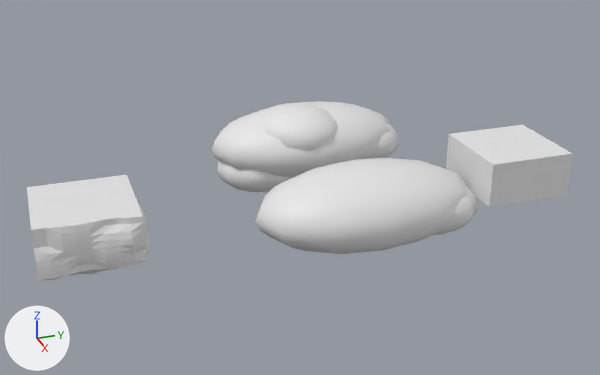
Renders of the Blender file Flappy/Assets/_Game/Mesh/Thunder.blend from each side of a commit.
The view is the same before and after, from a camera (50 mm lens) standing at (30.5, -13.5, 15.6) and looking at (-3.8, -1.8, -0.5). The axes (+X, +Y, +Z) are drawn at lower left. The lights are the same throughout.

The scene before the commit, as lines of its bpy script (objects in view):
```python
me_plane_001 = bpy.data.meshes.new('Plane.001')
me_plane_001.from_pydata(...)  # a box spanning x -1.0..1.0, y -1.0..1.0, z -1.0..0.0
me_sphere = bpy.data.meshes.new('Sphere')
me_sphere.from_pydata(...)  # 670 vertices, 720 faces; spans x -4.2..2.8, y -5.06..5.19, z -2.46..2.13
me_sphere.polygons.foreach_set('use_smooth', [True] * 720)
me_sphere_001 = bpy.data.meshes.new('Sphere.001')
me_sphere_001.from_pydata(...)  # 402 vertices, 432 faces; spans x -4.2..2.8, y -5.06..5.19, z -2.38..1.83
me_sphere_001.polygons.foreach_set('use_smooth', [True] * 432)
ob_cloud = bpy.data.objects.new('Cloud', me_sphere)
ob_cloud.location = (-8.57, 0.14, 0.0)
ob_cloud_001 = bpy.data.objects.new('Cloud.001', me_sphere_001)
ob_cloud_001.location = (0.0, 0.0, 0.0)
ob_plane_001 = bpy.data.objects.new('Plane.001', me_plane_001)
ob_plane_001.location = (0.0, 7.0, 0.0)
ob_plane_001.rotation_euler = (3.142, 0.0, 0.0)  # degrees (180, 0, 0)
ob_plane_001.scale = (2.0, 2.0, 2.0)
_m = ob_plane_001.modifiers.new('Subsurf', 'SUBSURF')
_m.subdivision_type = 'SIMPLE'
_m.levels = 3
_m.render_levels = 3
# also in view: 'Plane' at (0.2, -11.8, 0.7)
```
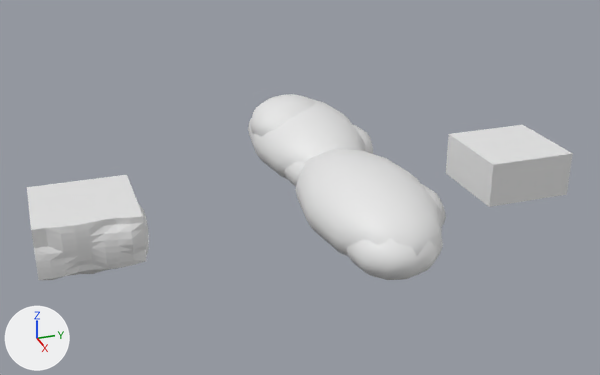
The change, as a list of edits to the scene's bpy script:
```text
Change me_sphere_001:
    where me_sphere_001.from_pydata(...)  # 402 vertices, 432 faces; spans x -4.2..2.8, y -5.06..5.19, z -2.38..1.83
    used by ob_cloud_001; location = (0.0, 0.0, 0.0)
    me_sphere_001 part 1: the whole mesh is turned -90 degrees about the z axis through the mesh origin
Change ob_cloud:
    ob_cloud.rotation_euler: (0.0, 0.0, 0.0) -> (0.0, 0.0, -1.571)  # degrees (0, 0, 0) -> degrees (0, 0, -90)
```

Pixel boxes (x1, y1, x2, y2) of what changed, in the pictures (600 x 375 px):
'Cloud.001', mesh turned: before (256, 158, 478, 254); after (295, 149, 446, 280)
'Cloud', turned: before (212, 101, 399, 192); after (248, 94, 373, 186)
